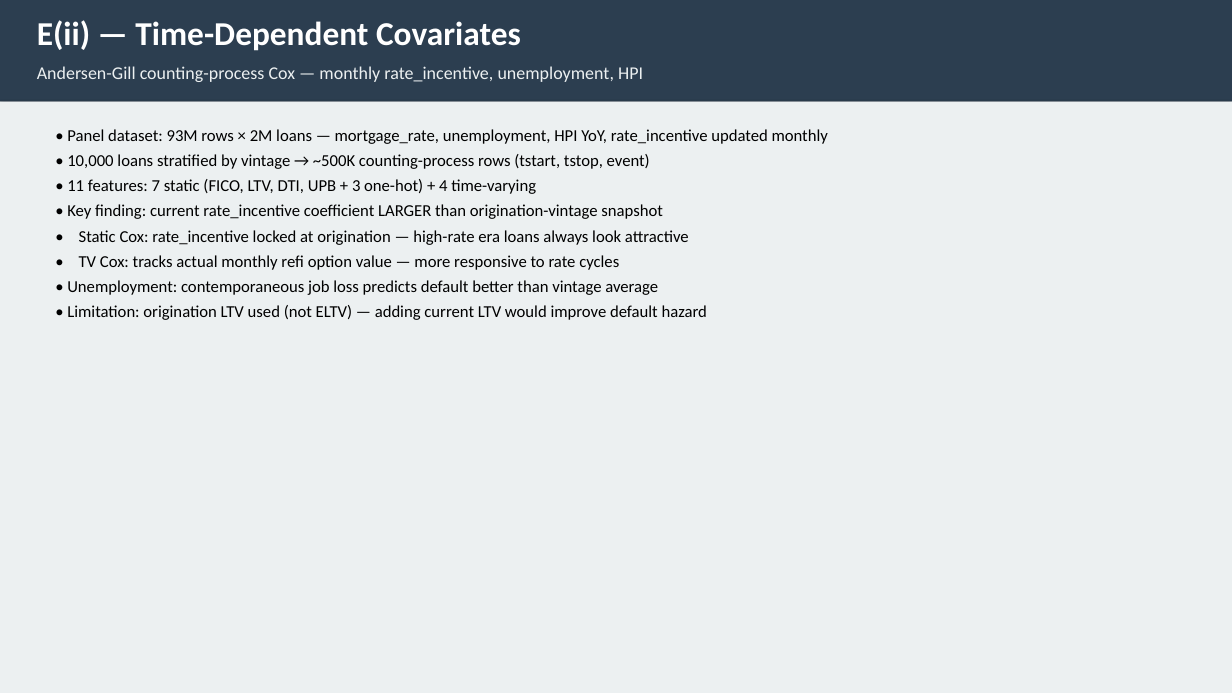
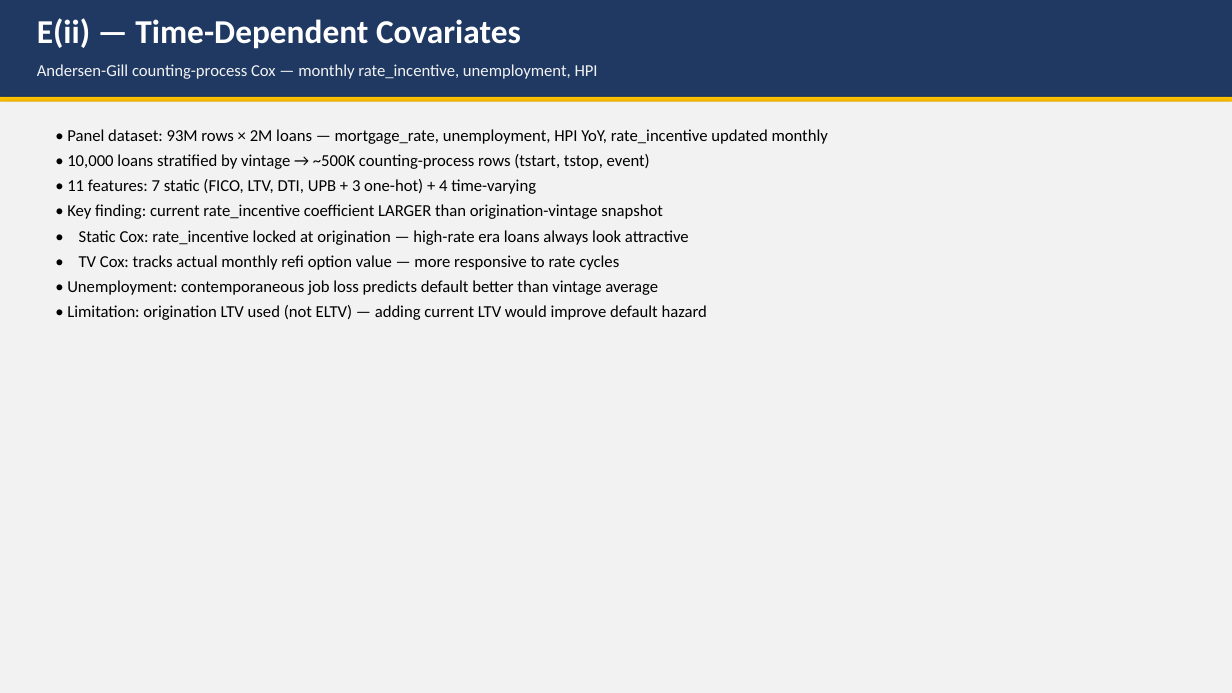
Before and after one commit to liny-r/IR-C-Assignment3, a slide deck: slide 13 of processed/PartE_Presentation.pptx (slide 12 before the commit). Drawn at 1232x693 pixels with LibreOffice and Linux fonts; fonts in the diff are those of the drawing. Boxes give left, top, right and bottom in pixels: in the first picture for what was removed or moved away, otherwise in the second. Text is boxed around its words. In the diff, an @@ line names an element or a change of style, - is before the commit and + after.

```diff
--- a/processed/PartE_Presentation.pptx
+++ b/processed/PartE_Presentation.pptx
@@ rectangle: place and size @@
-rectangle at <box>0,0,1232,102</box>
+rectangle at <box>0,0,1232,97</box>
@@ rectangle at <box>0,0,1232,97</box>: fill #2C3E50 to #1F3963 @@
@@ text "Andersen-Gill counting-process Cox — monthly ..." at <box>37,64,598,79</box>: size 14 to 13 pt, text colour #ECF0F1 to #F2F2F2 @@
@@ rectangle at <box>0,102,1232,693</box>: fill #ECF0F1 to #F2F2F2 @@
@@ rectangle added at <box>0,97,1232,104</box>, fill #FFC000 @@
```
Also in this commit, not shown: 13 other slides changed, 3 slides added, 2 slides removed, 3 other files.
